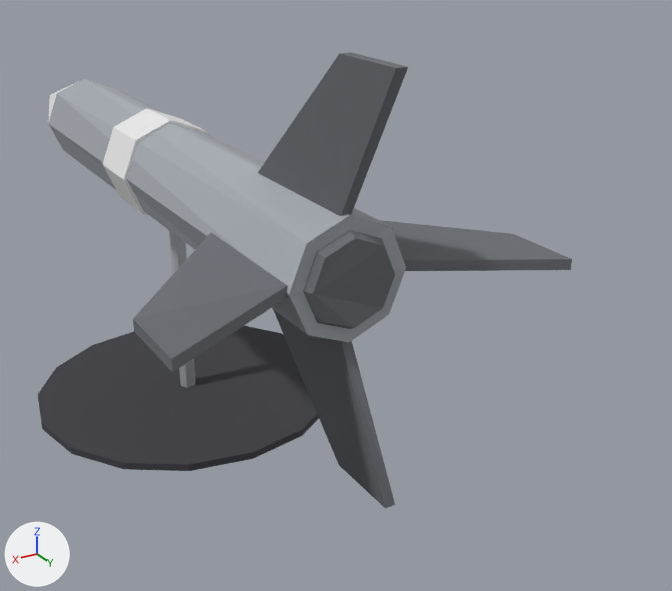
A saved change to the glTF model csharp/Unciv.Godot/Packs/units/models/unit/Nuclear Missile.glb.
One viewpoint serves both versions: a 50 mm camera at (0.448, 1.18, 0.688) aimed at (-0.184, 0.128, 0.162). Every picture has the same lights, and +X, +Y and +Z are marked at lower left. The older version comes first. Vertices at exactly the same position are counted once.

In view in the first picture: 'Body'.
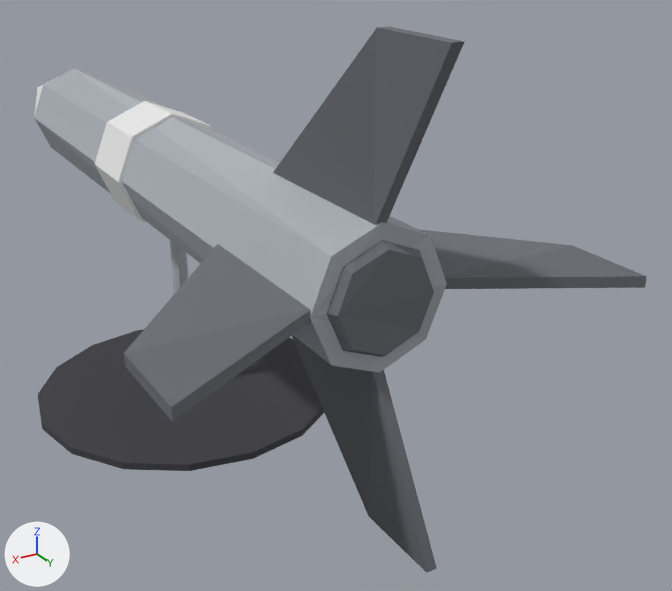
What changed in the scene script:
```text
Change me_body:
    used by ob_body; location = (0.0, 0.0, 0.0)
    remove me_body.from_pydata(...)  # 125 vertices, 220 faces; spans x -0.22..0.22, y -0.62..0.54, z 0.0..0.558
    add me_body.from_pydata(...)  # 125 vertices, 220 faces; spans x -0.247..0.247, y -0.708..0.612, z 0.0..0.586
    me_body part 1: the loose piece of 16 vertices spanning x -0.072..0.072, y -0.085..0.005, z 0.268..0.412 is scaled about its middle by 1.13
    me_body part 2: the loose piece of 8 vertices spanning x -0.006..0.006, y 0.27..0.54, z 0.401..0.558 is scaled about its middle by (1, 1.13, 1.13), then moved by (0.0, 0.054, 0.019)
    me_body part 3: the loose piece of 8 vertices spanning x -0.218..-0.061, y 0.27..0.54, z 0.334..0.346 is scaled about its middle by (1.13, 1.13, 1), then moved by (-0.019, 0.054, 0.0)
    me_body part 4: the loose piece of 8 vertices spanning x -0.006..0.006, y 0.27..0.54, z 0.123..0.279 is scaled about its middle by (1, 1.13, 1.13), then moved by (0.0, 0.054, -0.019)
    me_body part 5: the loose piece of 8 vertices spanning x 0.061..0.218, y 0.27..0.54, z 0.334..0.346 is scaled about its middle by (1.13, 1.13, 1), then moved by (0.019, 0.054, 0.0)
    me_body part 6: the loose piece of 16 vertices spanning x -0.068..0.068, y 0.43..0.47, z 0.273..0.407 is scaled about its middle by (1.13, 1, 1.13), then moved by (0.0, 0.056, 0.0)
    me_body part 7: 17 of 125 vertices moved; they spanned x -0.068..0.068, y -0.62..0.46, z 0.273..0.407 and now span x -0.076..0.076, y -0.708..0.516, z 0.264..0.417; mean shift (0.0, -0.005, 0.0); largest move (0.0, -0.62, 0.34) -> (0.0, -0.708, 0.34)
```

Location of each change, (x1, y1, x2, y2) in pixels of the pictures (672 x 591 px; the box of a moved part takes in the faces that stretch with it):
'Body', reshaped (15% wider, 20% taller)
    before: (38, 52, 572, 508)
    after: (34, 27, 647, 573)
part 1 of me_body, moved or reshaped
    before: (102, 108, 208, 215)
    after: (95, 101, 214, 222)
part 2 of me_body, moved or reshaped
    before: (258, 52, 408, 216)
    after: (273, 27, 465, 225)
part 3 of me_body, moved or reshaped
    before: (379, 220, 572, 271)
    after: (418, 229, 647, 289)
part 4 of me_body, moved or reshaped
    before: (273, 309, 395, 508)
    after: (292, 335, 437, 573)
part 5 of me_body, moved or reshaped
    before: (133, 233, 288, 372)
    after: (124, 244, 311, 421)
part 6 of me_body, moved or reshaped
    before: (303, 230, 395, 329)
    after: (327, 240, 434, 357)
part 7 of me_body, moved or reshaped
    before: (48, 79, 406, 342)
    after: (34, 68, 447, 373)
